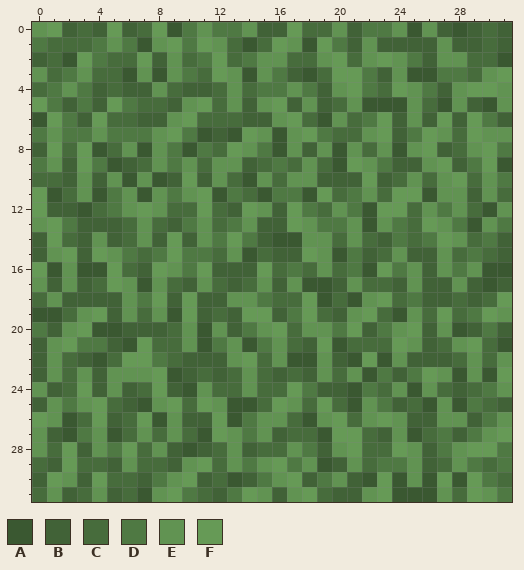
File history of a pixel-art sprite, Resources/Textures/Tiles/grass.png. The picture above was drawn from the file before the commit.
The file is 32x32 pixels. Colours within 5 levels of each other are drawn and written as one.
Palette (. is transparent): A #3a5831  B #416237  C #476c3c  D #4f7943  E #619352  F #669a56
Pixels before, first column x 0:
 0 EFBCBFBCFADEDDEBBFCCEBDDEAEBABCB
 1 DCCCDEDAEFDFECACFEAFDBEBBBBEBBCB
 2 BCAFDCCFBECDFCDEECCEFCEFEDBEECCA
 3 ECDECCAEAEDCFEAEDBACFFDBEAADDCEF
 4 CDEDBCBBECBBCECDDEDBEFDCFEDBEFFE
 5 FDBDBFDCCBEFCEBEFBEBCEAAAECAEBAE
 6 AFDBFCCBBEFCCCBBEFCAECDFBEBFBFDB
 7 DEDDEDDDEFDABAFEAEFDCCEFBDFECFEE
 8 BFCFACEAEDADCFEDAEBEAECEAEFBCEFD
 9 DEBFDABCEDECEEBCDCECAFEDBBEFBDFA
10 CCBEBEAEABFBECAECEEBBBFBCECEFCED
11 FACEADEAEDEFADCADDAFCDECFFAEEBEC
12 FBBACDEFECCFCBFEBFDCEDAFFCEDECAE
13 EFDBBBCECBDECDEBBFEDDEAEDCFEDAED
14 BFCBEBCEBFBEDFDBAAEECECBDCDFECDB
15 BEFBFEDCDFDDCEACBBFEADBCEBBECDCB
16 FAEAAFCBFEDFBBBFCDCECDAFDEBEDEAA
17 EBEBCFEAECBECBCEBEAABECCBEBBEBAB
18 CEBBBBEDFBFBBEEDCCFACAEFCDBBCBCF
19 AACEFBECEAFBCBFFBDFCBEFCAECFCDFE
20 DBEFAABBBCEAEBDEFCEEDFBDEFBEABDB
21 BEFDDBAFCCEADEADECBFACCCFEBCEFCA
22 BECBACFFDCBBBEFCEAAEBAFAEBBBCECE
23 BECEBEEEFABCBCECBCBECEADBDFEAEAF
24 EBCFBEBCFBAECCECCFDBBADCEAECBCDE
25 BEDEFCBAEFCFEAACFECFCAEDBCAEADCB
26 FEACFBCFAEBBFADEECAEFCEFEBBEEBDE
27 EBADEACECECAFEDEBCCAFFCBEACDBDEF
28 ECFBEDFCEBABCEBCCEDBEFCCFEBDEFFD
29 CBFCCBECCBEFCEDEFDEABECDDEBCEDCD
30 BFEBFCCBDEFBCABDEFBDEBAFAEAFAFDC
31 CEBCEBCAEFDCBDFEBEFCBBEFAAAECFED
Now the later version:
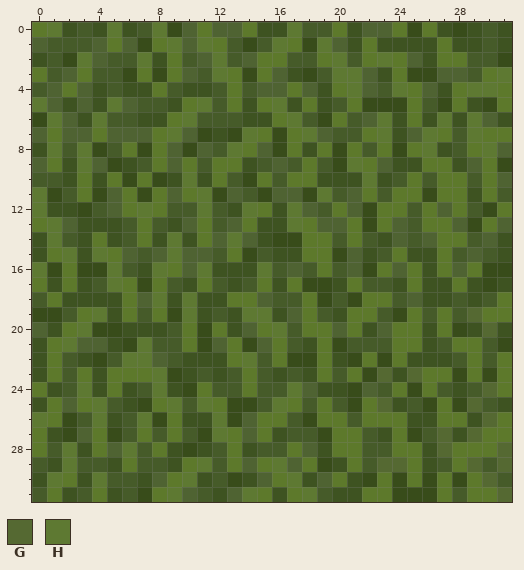
Colours new in this view: G #556932  H #5e7932
What changed:
colour A: #3a5831 -> #384c1a
colour B: #416237 -> #3e5321
colour C: #476c3c -> #465b29
colour D: #4f7943 -> #4f6332
colour E: #619352 -> #5d792b
Changed rows in their new state; - is a pixel that keeps its letter.
first column x 0:
 0 -H---H--H--------H--------------
 1 ---------H-H----H--H------------
 2 ---H---H----H-------H--H--------
 3 ------------H-------HH---------H
 4 ---------------------H--H----HH-
 5 H----H-----H----H---------------
 6 -H--H-----H------H-----H---H-H--
 7 ---------H----H---H----H--H--H--
 8 -H-H---------H------------H---H-
 9 ---H-----------------H-----E--E-
10 ----------H-----------H-----E---
11 H----------H-------H----EE------
12 H------H---H--H--H-----EE-------
13 -H---------------H--------E-----
14 -H-------H---H-------------E----
15 --H-H----H--------E-------------
16 H----H--H--H---H-------E--------
17 -----H--------------------------
18 --------H-H-------E----E-------E
19 ----H-----H---HH--E---E----E-GE-
20 ---H------------H----E---E----G-
21 --H----H-----------E----E----E--
22 ------HH------H-------E---------
23 --------H--------------G-GE----E
24 ---H----H--------H------------G-
25 ----H----H-H----H--E---G-----G--
26 H---H--H----H-------E--E------G-
27 ------------H-------EE-----G-G-E
28 --H---H--------------E--E--G-EEG
29 --H--------H----H------GG----G-G
30 -H--H-----H------H-----E---E-EG-
31 ---------H----H---H----E-----E-G
Boxes around the changes in both pictures, in picture pixels (x1, y1, x2, y2):
changed: (32, 22, 512, 502)
